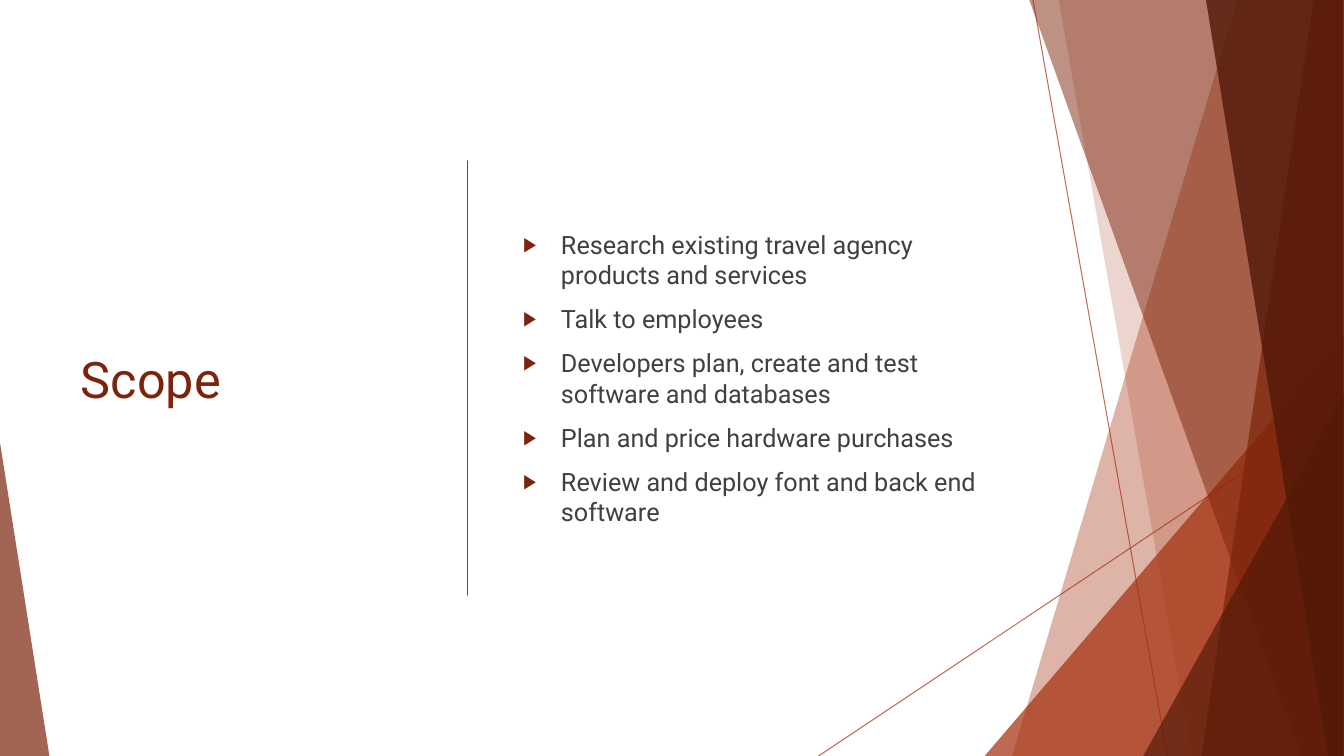
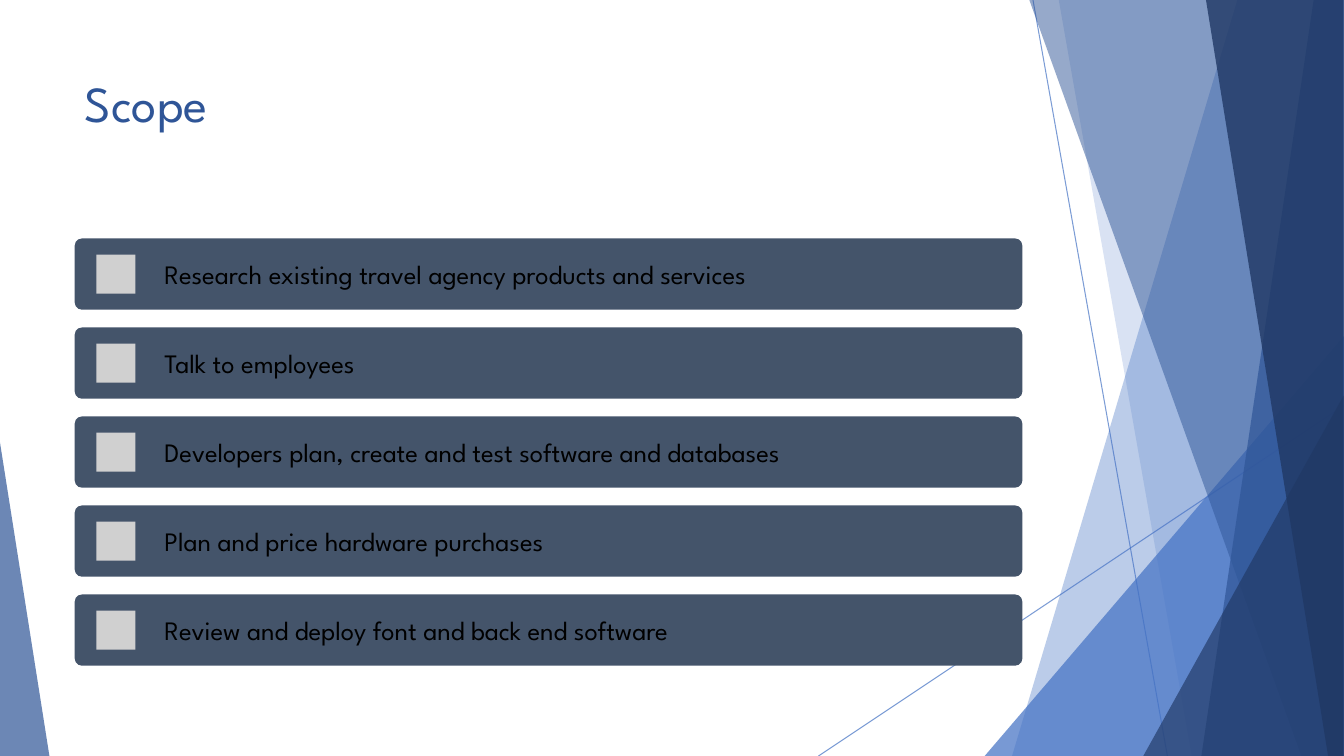
Before and after one commit to mbublitz1/TravelExperts, a slide deck: slide 3 of proposal.pptx. Drawn at 1344x756 pixels with LibreOffice and Linux fonts; fonts in the diff are those of the drawing; grey boxes stand for pictures. Boxes give left, top, right and bottom in pixels: in the first picture for what was removed or moved away, otherwise in the second. Text is boxed around its words. In the diff, an @@ line names an element or a change of style, - is before the commit and + after.

```diff
--- a/proposal.pptx
+++ b/proposal.pptx
@@ freeform shape at (1012,0,1344,756): fill #A5300F at 36% opacity to #4472C4 at 36% opacity @@
@@ freeform shape at (1029,0,1344,756): fill #7C240B at 50% opacity to #2F5597 at 50% opacity @@
@@ line (1033, 0) - (1168, 756): stroke #A5300F 0.75 pt to #4472C4 0.75 pt @@
@@ freeform shape at (1059,0,1344,756): fill #A5300F at 20% opacity to #4472C4 at 20% opacity @@
@@ freeform shape at (1202,0,1344,756): fill #7C240B at 70% opacity to #2F5597 at 70% opacity @@
@@ freeform shape at (1206,0,1344,756): fill #521808 at 80% opacity to #203864 at 80% opacity @@
@@ title "Scope": place and size @@
-title "Scope" at (81,361,221,409)
+title "Scope" at (85,88,208,133)
@@ title "Scope" at (85,88,208,133): font Roboto to League Spartan, text colour #7C240B to #2F5597; vertical alignment middle to top @@
@@ line removed from (468, 161) to (468, 595) @@
@@ text removed at (561,235,975,522) @@
-▶ Research existing travel agency products and services
-▶ Talk to employees
-▶ Developers plan, create and test software and databases
-▶ Plan and price hardware purchases
-▶ Review and deploy font and back end software
@@ triangle at (985,336,1344,756): fill #A5300F at 72% opacity to #4472C4 at 72% opacity @@
@@ line (1344, 406) - (819, 756): stroke #A5300F 0.75 pt to #4472C4 0.75 pt @@
@@ triangle at (1143,396,1344,756): fill #521808 at 66% opacity to #203864 at 66% opacity @@
@@ triangle at (0,443,49,756): fill #7C240B at 70% opacity to #2F5597 at 70% opacity @@
@@ group added at (75,239,1022,666): 5 rounded rectangles, 5 pictures, 5 texts @@
+Research existing travel agency products and services
+Talk to employees
+Developers plan, create and test software and databases
+Plan and price hardware purchases
+Review and deploy font and back end software
```
Also in this commit, not shown: 2 other slides changed, 2 slides added, 3 other files.
